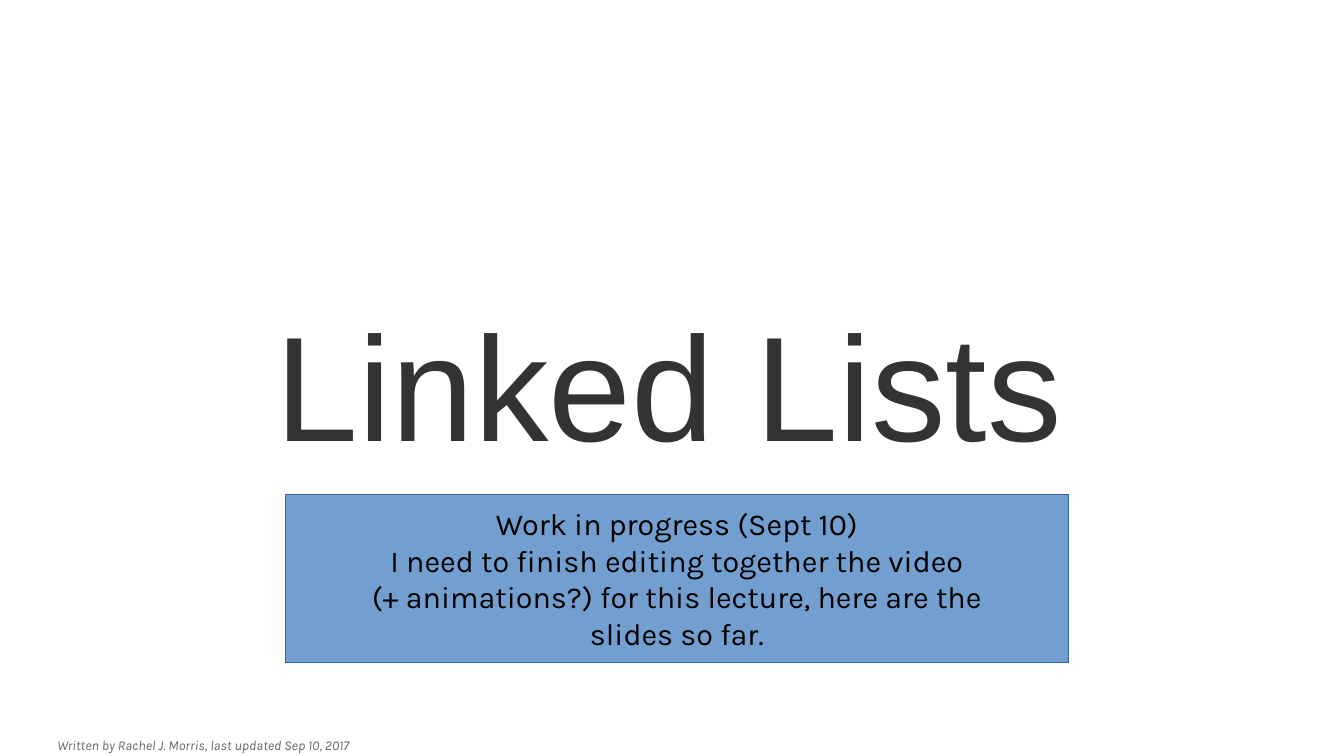
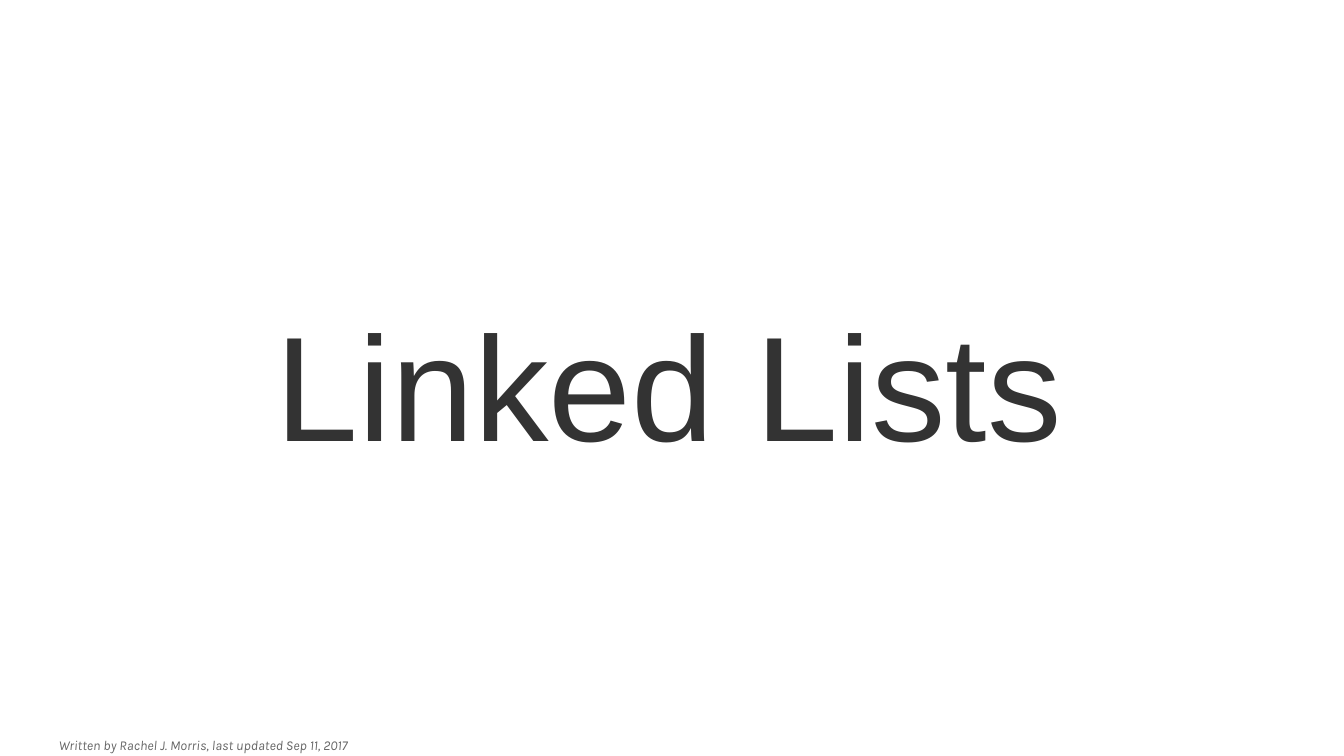
Before and after one commit to mariamhabib/CS250-Data-Structures, a slide deck: slide 1 of Lectures/7_Linked_Lists.odp. Drawn at 1344x756 pixels with LibreOffice and Linux fonts; fonts in the diff are those of the drawing; background and template pictures are left out. Boxes give left, top, right and bottom in pixels: in the first picture for what was removed or moved away, otherwise in the second. Text is boxed around its words. In the diff, an @@ line names an element or a change of style, - is before the commit and + after.

Commit message:
linked list lecture

```diff
--- a/Lectures/7_Linked_Lists.odp
+++ b/Lectures/7_Linked_Lists.odp
@@ rectangle removed at box(287, 495, 1070, 662) @@
-Work in progress (Sept 10)
-I need to finish editing together the video
-(+ animations?) for this lecture, here are the
-slides so far.
@@ text at box(59, 741, 347, 753): text changed @@
-Written by Rachel J. Morris, last updated Sep 10, 2017
+Written by Rachel J. Morris, last updated Sep 11, 2017
```
Also in this commit, not shown: 1 other slide changed, 1 slide added, 1 slide removed, 43 other files.
